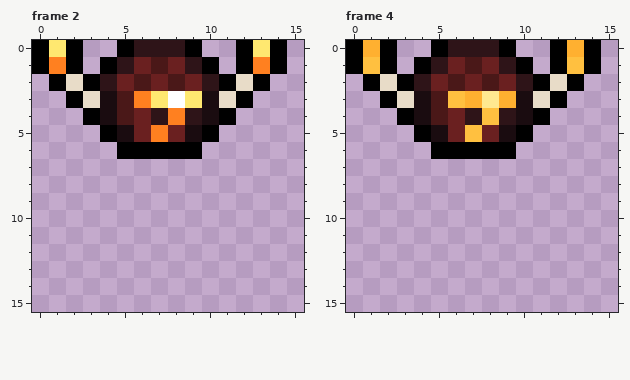
Two versions of one pixel-art file, resources/gfx/gear/helmets/infernal/InfernalHornedHelm-DownRight.aseprite. Above, as it was before the edit.
16x16 pixels, 4 frames. Shown: frame 2, frame 4.
New version:
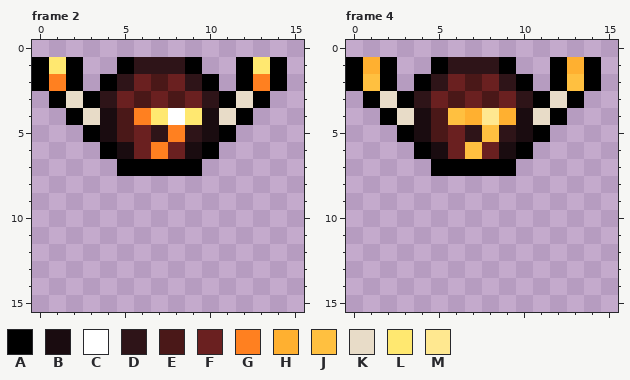
Palette (. is transparent): A #000000  B #1a0c10  C #ffffff  D #2e1418  E #4a1818  F #6a2020  G #ff8020  H #ffb030  J #ffc040  K #e8dcc8  L #ffe870  M #ffe890
What changed:
--- frame 2, layer "Helmet"
@@ x 0..15 @@
- 0 ALA..ADDDA..ALA.
- 1 AGA.ADFEFDA.AGA.
- 2 .AKADFEFEFDAKA..
- 3 ..AKBEGLCLBKA...
- 4 ...ABEFDGDBA....
- 5 ....ABFGFBA.....
- 6 .....AAAAA......
- 7 ................
+ 0 ................
+ 1 ALA..ADDDA..ALA.
+ 2 AGA.ADFEFDA.AGA.
+ 3 .AKADFEFEFDAKA..
+ 4 ..AKBEGLCLBKA...
+ 5 ...ABEFDGDBA....
+ 6 ....ABFGFBA.....
+ 7 .....AAAAA......
  8 ................
--- frame 4, layer "Helmet"
@@ x 0..15 @@
- 0 AHA..ADDDA..AHA.
- 1 AJA.ADFEFDA.AJA.
- 2 .AKADFEFEFDAKA..
- 3 ..AKBEJHMHBKA...
- 4 ...ABEFDJDBA....
- 5 ....ABFJFBA.....
- 6 .....AAAAA......
- 7 ................
+ 0 ................
+ 1 AHA..ADDDA..AHA.
+ 2 AJA.ADFEFDA.AJA.
+ 3 .AKADFEFEFDAKA..
+ 4 ..AKBEJHMHBKA...
+ 5 ...ABEFDJDBA....
+ 6 ....ABFJFBA.....
+ 7 .....AAAAA......
  8 ................
